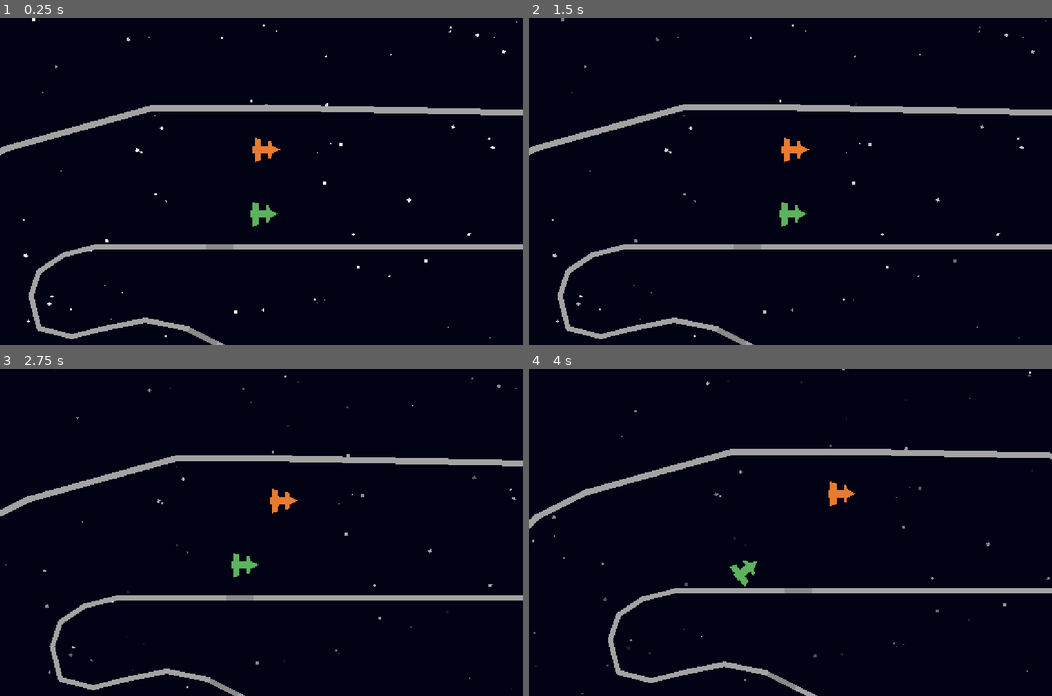
Above: before the commit, frames 1-4 (two rows, left to right).
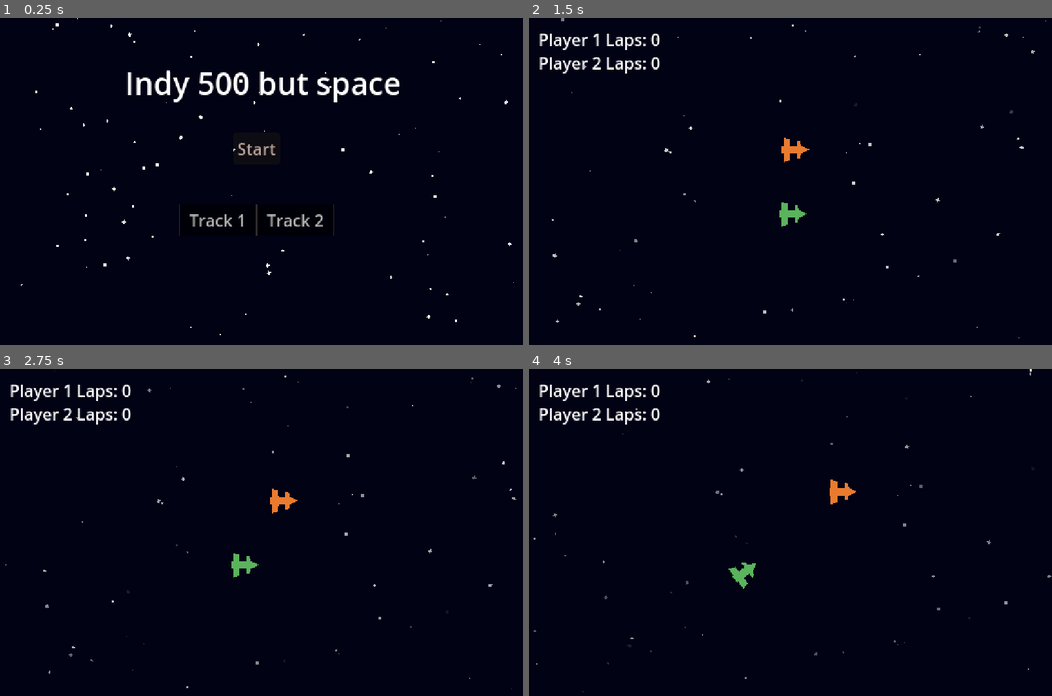
Above: after the commit, the same moments.

Repository: void-ninja/indy-500
Game: Godot game, scene res://scenes/main.tscn
Same seed, same stepped clock (60 frames per second), same inputs: the game is played once before the commit and once after it.
Inputs (mouse positions are in pixels of both pictures, inside the frame that each line leads up to):
- Up to frame 1 (0.25 s): no input
- Up to frame 2 (1.5 s): click (785, 148) at 0.5 s, where only the run after the commit has a clickable "Start"; tap Enter at 1.25 s; hold D (p1_right) from 1.28 s (still down); hold Shift (p1_drift) from 1.28 s (still down)
- Up to frame 3 (2.75 s): tap Space at 2 s; release D (p1_right) at 2.03 s; release Shift (p1_drift) at 2.03 s; hold S (p1_down) from 2.03 s (still down); tap Down (p2_down) at 2.1 s
- Up to frame 4 (4 s): release S (p1_down) at 2.78 s; hold D (p1_right) 2.78-3.53 s; hold Page Down (p2_drift) 2.78-3.53 s; hold W (p1_up) from 3.53 s (still down); tap Left (p2_left) at 3.6 s

The runs differ from the first frame. In frame 1, 6.9% of the frame differs, in the area x 0-100%, y 0-100%; in frame 2, 4.9%; in frame 3, 4.8%; in frame 4, 5.3%.

Commit message:
Added main menu
with track select functionality

Diff:
--- a/scenes/main.gd
+++ b/scenes/main.gd
@@ -3,6 +3,9 @@
 @onready var camera_2d: Camera2D = $Camera2D
 @onready var player_1: CharacterBody2D = $Player1
 @onready var player_2: CharacterBody2D = $Player2
+@onready var track_selector: Node = $TrackSelector
+@onready var main_menu: Control = $"UI/Main Menu"
+@onready var in_game_ui: Control = $"UI/In-Game"
 
 
 func _ready() -> void:
@@ -12,3 +15,12 @@
 
 func _physics_process(delta: float) -> void:
 	pass
+
+
+func _on_start_button_button_up() -> void:
+	main_menu.visible = false
+	for i in $"UI/Main Menu/StarManager2".get_children():
+		i.visible = false
+	in_game_ui.visible = true
+	var track = $"UI/Main Menu/TrackSelect".current_tab + 1
+	track_selector.select_track(track)
--- a/scenes/main.tscn
+++ b/scenes/main.tscn
@@ -1,11 +1,11 @@
-[gd_scene load_steps=9 format=3 uid="uid://ccwwn044m1tfd"]
+[gd_scene load_steps=10 format=3 uid="uid://ccwwn044m1tfd"]
 
 [ext_resource type="Script" path="res://scenes/star_manager.gd" id="1_6ns0m"]
 [ext_resource type="Script" path="res://scenes/main.gd" id="1_rih15"]
 [ext_resource type="PackedScene" uid="uid://186vv7nkadby" path="res://scenes/player1.tscn" id="2_welsb"]
 [ext_resource type="PackedScene" uid="uid://bfvdqwoyxbq7m" path="res://scenes/player2.tscn" id="3_hv8sx"]
 [ext_resource type="Script" path="res://scenes/camera.gd" id="5_uumyd"]
-[ext_resource type="PackedScene" uid="uid://bd5htoc2t64y6" path="res://scenes/track_2.tscn" id="6_usvmg"]
+[ext_resource type="Script" path="res://scenes/track_selector.gd" id="6_8lkkg"]
 
 [sub_resource type="Gradient" id="Gradient_py4a7"]
 offsets = PackedFloat32Array(0.840336, 0.957983)
@@ -18,6 +18,9 @@
 fill = 1
 fill_from = Vector2(0.5, 0.5)
 fill_to = Vector2(0.918033, 0.274681)
+
+[sub_resource type="LabelSettings" id="LabelSettings_hl7yq"]
+font_size = 30
 
 [node name="Main" type="Node"]
 script = ExtResource("1_rih15")
@@ -51,4 +54,76 @@
 pivot_offset = Vector2(2, 2)
 color = Color(0.996078, 0.345098, 1, 1)
 
-[node name="Track 2" parent="." instance=ExtResource("6_usvmg")]
+[node name="TrackSelector" type="Node" parent="."]
+script = ExtResource("6_8lkkg")
+
+[node name="UI" type="CanvasLayer" parent="."]
+
+[node name="In-Game" type="Control" parent="UI"]
+visible = false
+layout_mode = 3
+anchors_preset = 0
+offset_right = 40.0
+offset_bottom = 40.0
+
+[node name="Player1Laps" type="Label" parent="UI/In-Game"]
+offset_left = 9.0
+offset_top = 9.0
+offset_right = 129.0
+offset_bottom = 32.0
+text = "Player 1 Laps: 0"
+
+[node name="Player2Laps" type="Label" parent="UI/In-Game"]
+offset_left = 9.0
+offset_top = 32.0
+offset_right = 129.0
+offset_bottom = 55.0
+text = "Player 2 Laps: 0"
+
+[node name="Main Menu" type="Control" parent="UI"]
+layout_mode = 3
+anchors_preset = 0
+offset_right = 40.0
+offset_bottom = 40.0
+
+[node name="ColorRect" type="ColorRect" parent="UI/Main Menu"]
+layout_mode = 0
+offset_right = 512.0
+offset_bottom = 320.0
+color = Color(0.00392157, 0.00784314, 0.0784314, 1)
+
+[node name="StarManager2" type="Node" parent="UI/Main Menu"]
+script = ExtResource("1_6ns0m")
+star_count = 300
+
+[node name="Title" type="Label" parent="UI/Main Menu"]
+layout_mode = 0
+offset_left = 122.0
+offset_top = 42.0
+offset_right = 396.0
+offset_bottom = 156.0
+text = "Indy 500 but space"
+label_settings = SubResource("LabelSettings_hl7yq")
+
+[node name="StartButton" type="Button" parent="UI/Main Menu"]
+modulate = Color(0.835294, 0.729412, 0.686275, 1)
+layout_mode = 0
+offset_left = 228.0
+offset_top = 112.0
+offset_right = 274.0
+offset_bottom = 143.0
+text = "Start"
+
+[node name="TrackSelect" type="TabBar" parent="UI/Main Menu"]
+layout_mode = 0
+offset_left = 152.0
+offset_top = 182.0
+offset_right = 350.0
+offset_bottom = 213.0
+tab_count = 2
+tab_alignment = 1
+clip_tabs = false
+tab_0/title = "Track 1"
+tab_1/title = "Track 2"
+
+[connection signal="button_up" from="UI/Main Menu/StartButton" to="." method="_on_start_button_button_up"]
--- a/scenes/star_manager.gd
+++ b/scenes/star_manager.gd
@@ -5,10 +5,20 @@
 var star = preload("res://scenes/star.tscn")
 
 func _ready() -> void:
-	for i in star_count:
-		var new_star = star.instantiate()
-		new_star.global_position = Vector2(
-			randi_range(-200, ProjectSettings.get_setting("display/window/size/viewport_width")+400),
-			randi_range(-200, ProjectSettings.get_setting("display/window/size/viewport_height")+400)
-		)
-		add_child(new_star)
+	if get_parent().name != "Main":
+		if get_parent().visible:
+			for i in star_count:
+				var new_star = star.instantiate()
+				new_star.global_position = Vector2(
+					randi_range(0, ProjectSettings.get_setting("display/window/size/viewport_width")),
+					randi_range(0, ProjectSettings.get_setting("display/window/size/viewport_height"))
+				)
+				add_child(new_star)
+	else:
+		for i in star_count:
+			var new_star = star.instantiate()
+			new_star.global_position = Vector2(
+				randi_range(-200, ProjectSettings.get_setting("display/window/size/viewport_width")+400),
+				randi_range(-200, ProjectSettings.get_setting("display/window/size/viewport_height")+400)
+			)
+			add_child(new_star)
--- /dev/null
+++ b/scenes/track_selector.gd
@@ -0,0 +1,17 @@
+extends Node
+
+
+var track_1 = preload("res://scenes/track_1.tscn")
+var track_2 = preload("res://scenes/track_2.tscn")
+
+
+func select_track(track:int) -> void:
+	var current_track
+	if track == 1:
+		current_track = track_1.instantiate()
+	elif track == 2:
+		current_track = track_2.instantiate()
+	else:
+		assert("select_track: 'track' is out of range")
+
+	add_child(current_track)
